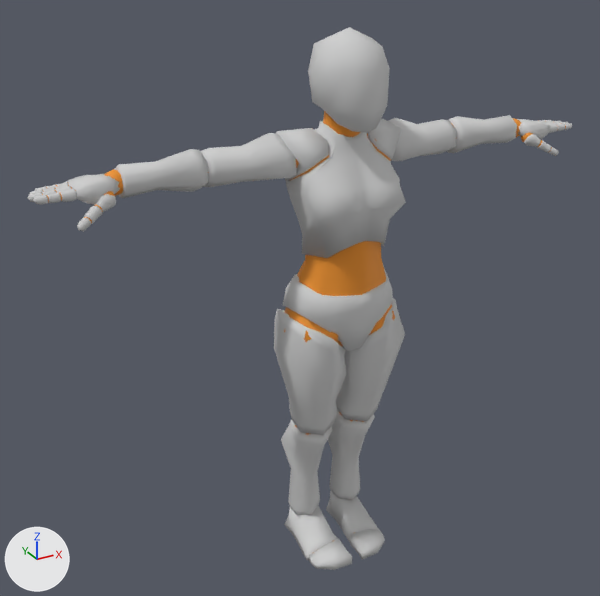
The glTF model isl-extension/avatar_animations/Avatar_Rigged.glb, before and after one commit.
One viewpoint serves both versions: a 50 mm camera at (-1.245, -2.053, 1.955) aimed at (-0.181, -0.119, 0.987). Lighting does not change. The marker at lower left points along +X, +Y and +Z. The first picture is the older version.

The first picture shows 'Rigged Human Mannequin woman'.
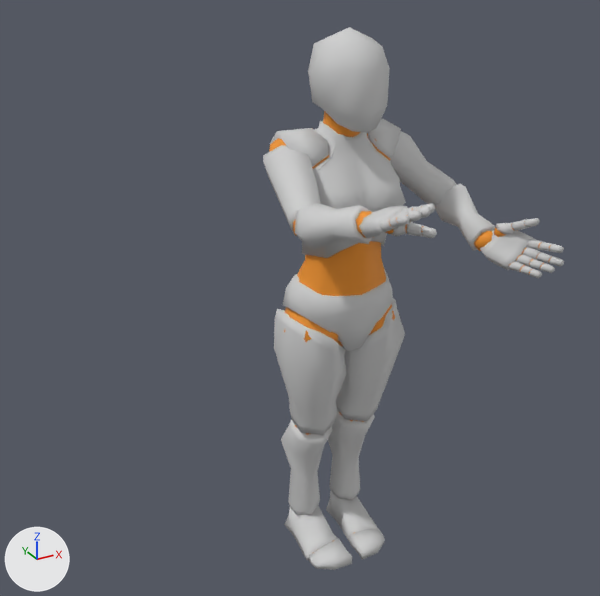
The newer file adds an action. The first version stands in its rest pose; the second is drawn at frame 10 of the action 'Thousand_three_zeroes'.

Where the change shows, as pixel boxes [x1, y1, x2, y2] in the pictures (600 x 596 px):
'Rigged Human Mannequin woman', posed (45% narrower): before [27, 27, 572, 570]; after [263, 27, 564, 570]
bone 'DEF-upper_arm.L', root to tip: before (381, 145) to (414, 140); after (381, 145) to (414, 171)
bone 'DEF-forearm.L', root to tip: before (448, 135) to (479, 132); after (448, 198) to (466, 218)
bone 'DEF-forearm.L.001', root to tip: before (480, 132) to (510, 128); after (467, 219) to (485, 239)
bone 'DEF-hand.L', root to tip: before (512, 128) to (518, 127); after (485, 240) to (494, 243)
bone 'DEF-upper_arm.R', root to tip: before (285, 157) to (245, 163); after (285, 157) to (295, 188)
bone 'DEF-forearm.R', root to tip: before (200, 169) to (160, 175); after (308, 225) to (335, 225)

Patch to the scene script:
```diff
--- a/isl-extension/avatar_animations/Avatar_Rigged.glb.py
+++ b/isl-extension/avatar_animations/Avatar_Rigged.glb.py
@@ bone_def_upper_arm_l @@
 bone_def_upper_arm_l = bpy.data.objects['Rigged Human Mannequin woman (Rigify)'].pose.bones['DEF-upper_arm.L']  # child of 'ORG-shoulder.L'
-bone_def_upper_arm_l.rotation_quaternion = (1.0, 0.0, 0.0, 0.0)  # degrees (0, 0, 0)
-bone_def_upper_arm_l.scale = (1.0, 1.0, 1.0)
+bone_def_upper_arm_l.rotation_quaternion = (0.916, 0.192, 0.0, -0.353)  # degrees (21, 8, -41)
+bone_def_upper_arm_l.scale = (0.97, 1.06, 0.97)
@@ bone_def_forearm_l @@
 bone_def_forearm_l = bpy.data.objects['Rigged Human Mannequin woman (Rigify)'].pose.bones['DEF-forearm.L']  # child of 'DEF-upper_arm.L.001'
-bone_def_forearm_l.rotation_quaternion = (1.0, 0.0, 0.0, 0.0)  # degrees (0, 0, 0)
-bone_def_forearm_l.scale = (1.0, 1.0, 1.0)
+bone_def_forearm_l.rotation_quaternion = (0.898, 0.4, 0.175, -0.058)  # degrees (48, 21, 2)
+bone_def_forearm_l.scale = (1.15, 0.8, 1.09)
@@ bone_def_forearm_l_001 @@
 bone_def_forearm_l_001 = bpy.data.objects['Rigged Human Mannequin woman (Rigify)'].pose.bones['DEF-forearm.L.001']  # child of 'DEF-forearm.L'
-bone_def_forearm_l_001.rotation_quaternion = (1.0, 0.0, 0.0, 0.0)  # degrees (0, 0, 0)
+bone_def_forearm_l_001.rotation_quaternion = (0.847, 0.0, -0.532, 0.0)  # degrees (0, -64, 0)
@@ bone_def_hand_l @@
 bone_def_hand_l = bpy.data.objects['Rigged Human Mannequin woman (Rigify)'].pose.bones['DEF-hand.L']  # child of 'DEF-forearm.L.001'
-bone_def_hand_l.rotation_quaternion = (1.0, 0.0, 0.0, 0.0)  # degrees (0, 0, 0)
-bone_def_hand_l.scale = (1.0, 1.0, 1.0)
+bone_def_hand_l.rotation_quaternion = (0.901, 0.179, -0.381, 0.1)  # degrees (21, -46, 4)
+bone_def_hand_l.scale = (0.9, 1.21, 0.94)
@@ bone_def_upper_arm_r @@
 bone_def_upper_arm_r = bpy.data.objects['Rigged Human Mannequin woman (Rigify)'].pose.bones['DEF-upper_arm.R']  # child of 'ORG-shoulder.R'
-bone_def_upper_arm_r.rotation_quaternion = (1.0, 0.0, 0.0, 0.0)  # degrees (0, 0, 0)
-bone_def_upper_arm_r.scale = (1.0, 1.0, 1.0)
+bone_def_upper_arm_r.rotation_quaternion = (0.786, 0.55, 0.0, 0.282)  # degrees (65, -18, 28)
+bone_def_upper_arm_r.scale = (0.92, 1.17, 0.92)
@@ bone_def_forearm_r @@
 bone_def_forearm_r = bpy.data.objects['Rigged Human Mannequin woman (Rigify)'].pose.bones['DEF-forearm.R']  # child of 'DEF-upper_arm.R.001'
-bone_def_forearm_r.rotation_quaternion = (1.0, 0.0, 0.0, 0.0)  # degrees (0, 0, 0)
-bone_def_forearm_r.scale = (1.0, 1.0, 1.0)
+bone_def_forearm_r.rotation_quaternion = (0.844, 0.225, -0.358, -0.33)  # degrees (44, -27, -54)
+bone_def_forearm_r.scale = (1.01, 0.89, 1.15)
```
